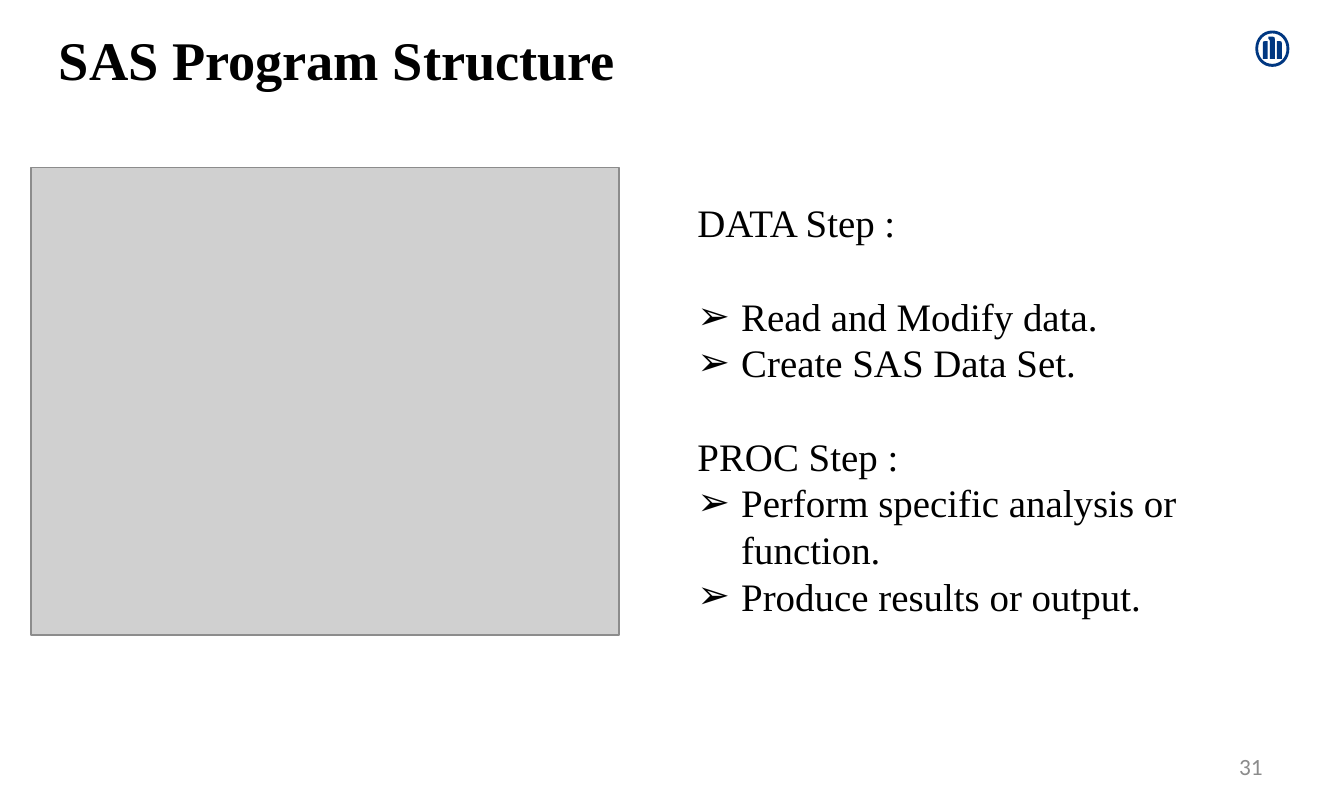
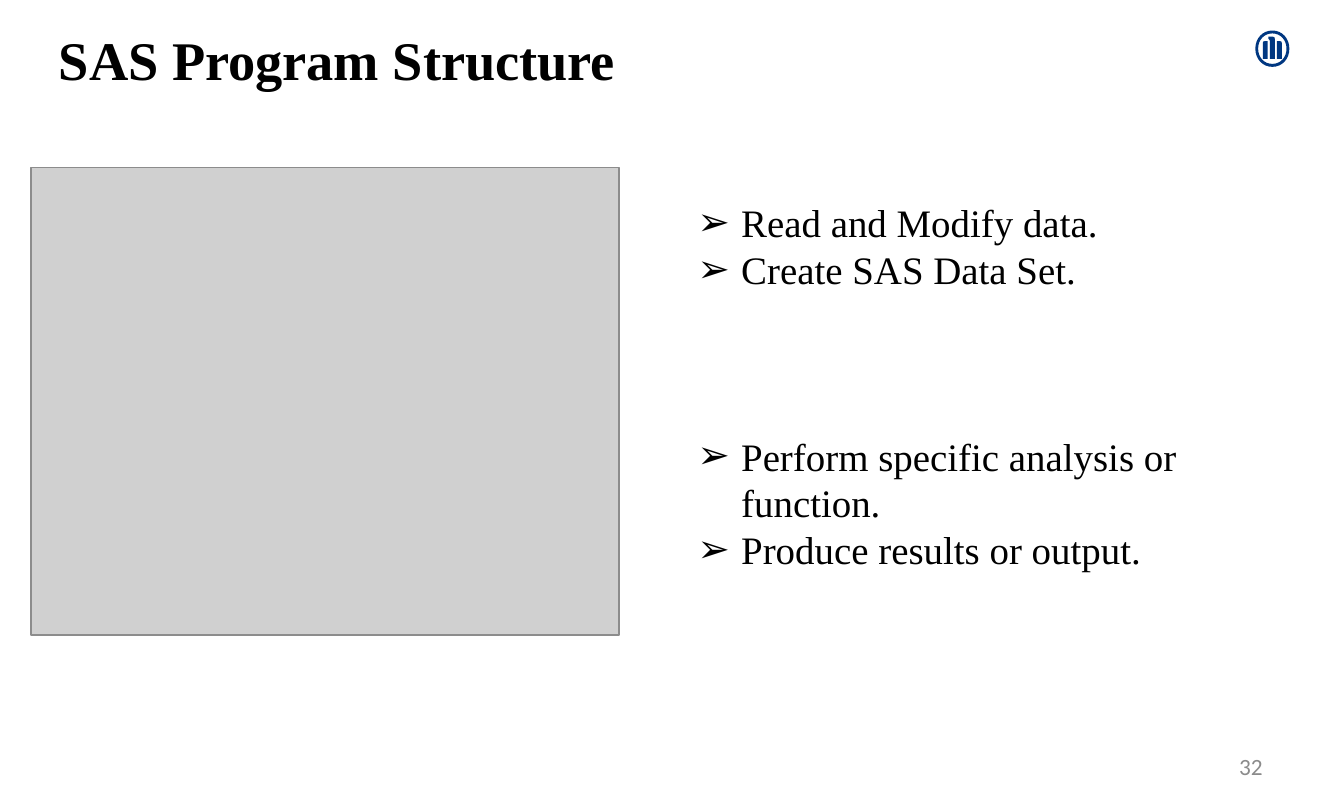
Before and after one commit to Amrutha-Mohan/UpdatedProjects, a slide deck: slide 32 of AmruthaMohan.pptx (slide 31 before the commit). Drawn at 1344x804 pixels with LibreOffice and Linux fonts; fonts in the diff are those of the drawing; grey boxes stand for pictures. Boxes give left, top, right and bottom in pixels: in the first picture for what was removed or moved away, otherwise in the second. Text is boxed around its words. In the diff, an @@ line names an element or a change of style, - is before the commit and + after.

```diff
--- a/AmruthaMohan.pptx
+++ b/AmruthaMohan.pptx
@@ text at (x1=697, y1=211, x2=875, y2=245): paragraph removed @@
-DATA Step :
@@ text at (x1=697, y1=445, x2=878, y2=478): paragraph removed @@
-PROC Step :
@@ page number at (x1=1239, y1=760, x2=1263, y2=775): text changed @@
-31
+32
```
Also in this commit, not shown: 1 other slide changed, 1 slide added.
